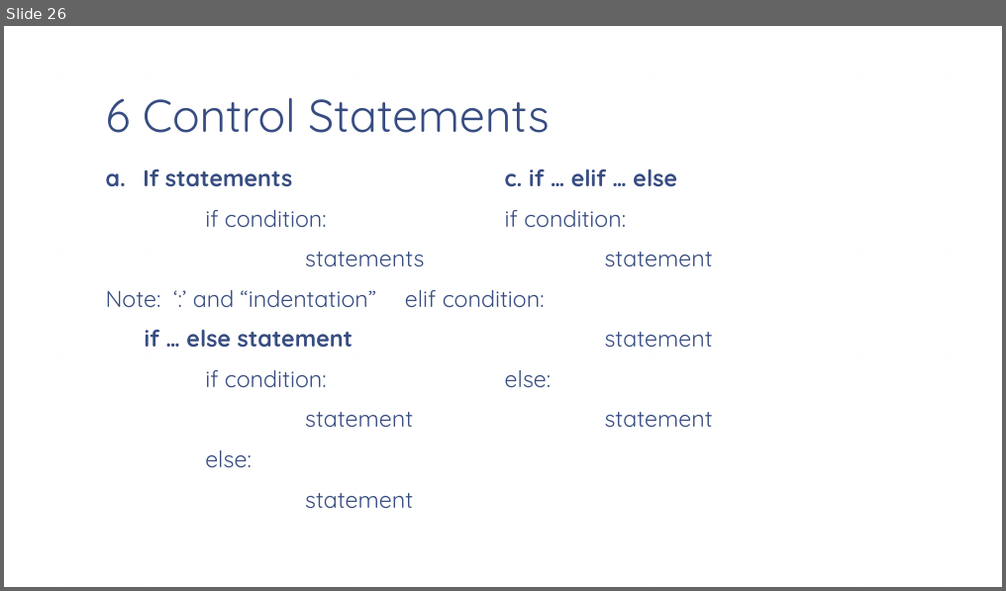
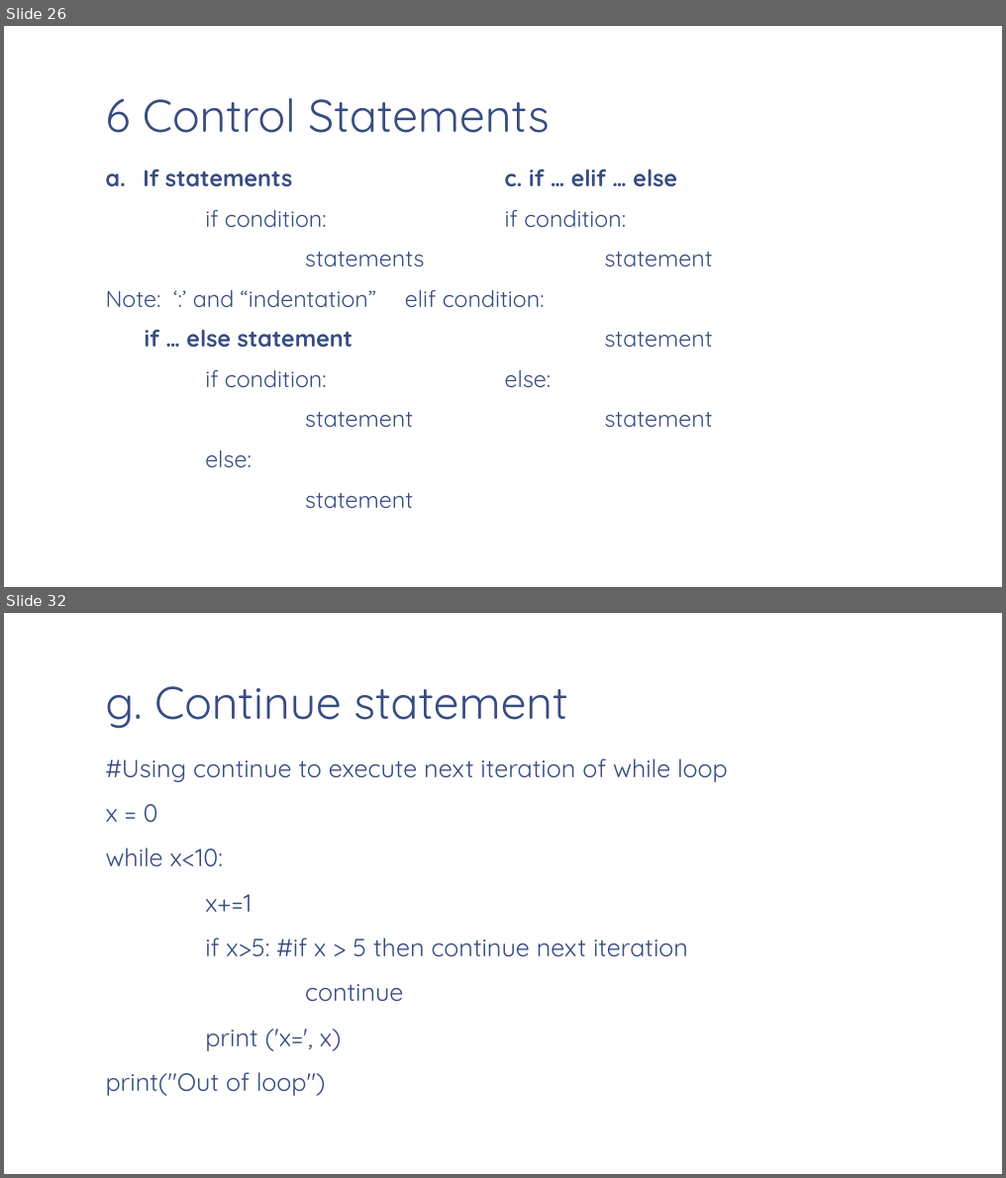
Before and after one commit to vaishnavi-consultants/Computer-Science, a slide deck: Python/Session2/PPT/Python_Fundamentals(Notes).pptx. Shown one above the other, each under a label of ours: slide 26 before the commit, slides 26 and 32 after it; the slides between them are not shown. The pictures are 1006x591 and 1006x1178 pixels, drawn with LibreOffice and Linux fonts; fonts in the diff are those of the drawing; background and template pictures are left out. Boxes give left, top, right and bottom in pixels: in the first picture for what was removed or moved away, otherwise in the second. Text is boxed around its words. In the diff, an @@ line names an element or a change of style, - is before the commit and + after.

```diff
--- a/Python/Session2/PPT/Python_Fundamentals(Notes).pptx
+++ b/Python/Session2/PPT/Python_Fundamentals(Notes).pptx
@@ slide 32 added at [4, 613, 1002, 1174], background picture (left out); not listed: 1 template element that a slide beside it also shows @@
@@ title added at [106, 686, 567, 729], 44 pt, text #374C81 @@
+g. Continue statement
@@ text added at [106, 759, 728, 1096], 24 pt, text #374C81 @@
+#Using continue to execute next iteration of while loop
+x = 0
+while x<10:
+x+=1
+if x>5: #if x > 5 then continue next iteration
+continue
+print ('x=', x)
+print("Out of loop")
```
Also in this commit, not shown: 5 slides changed, 4 other slides added.
